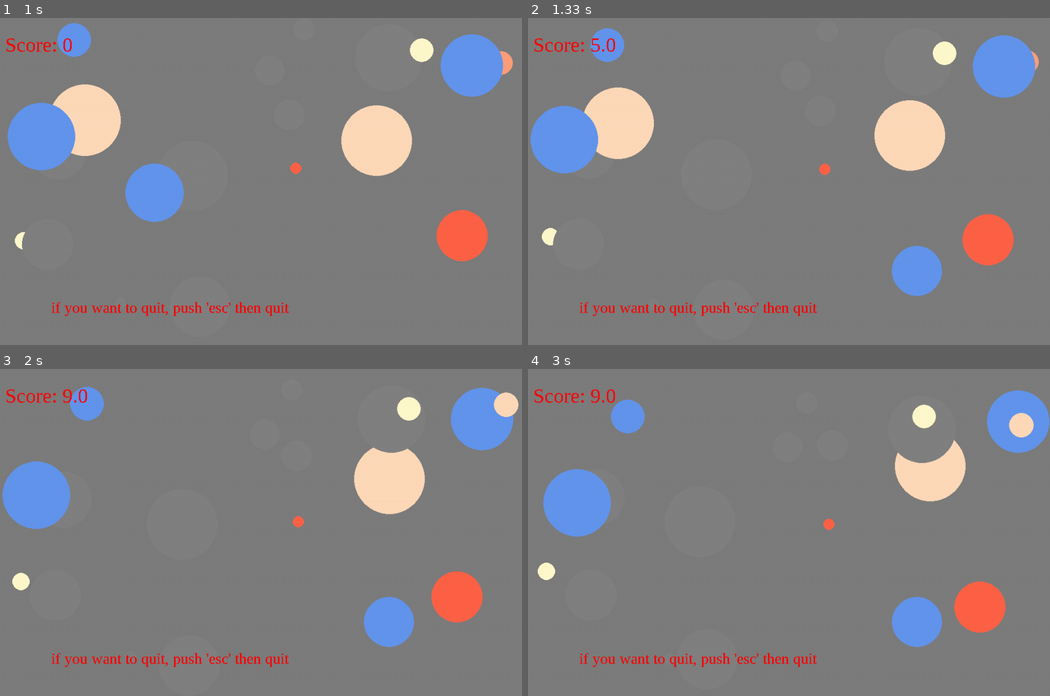
Above: before the commit, frames 1-4 (two rows, left to right).
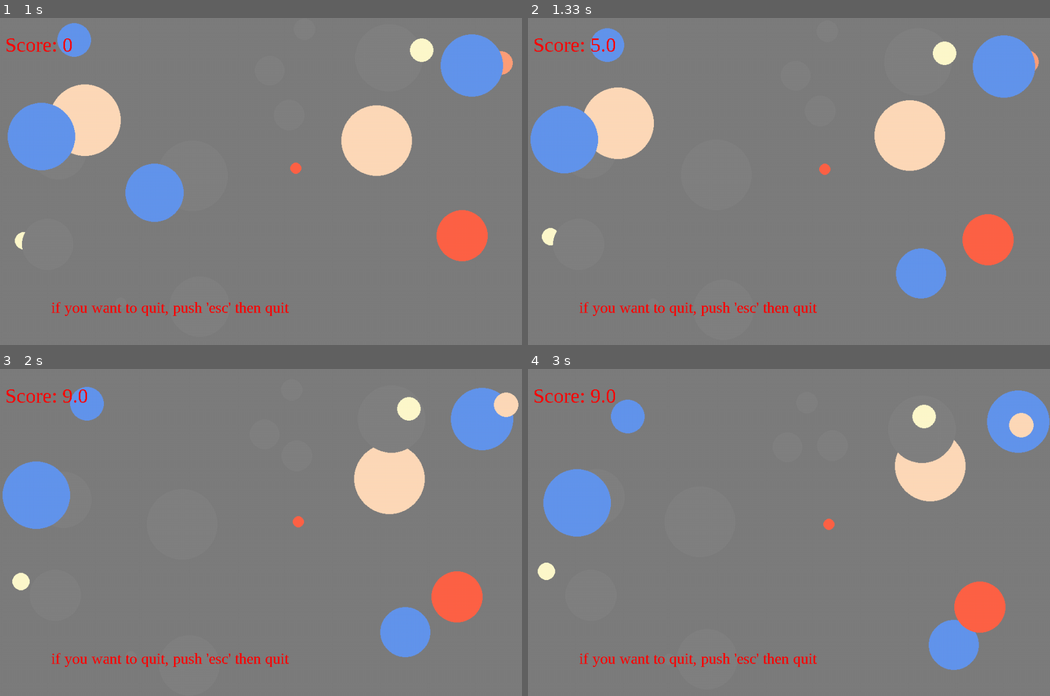
Above: after the commit, the same moments.

Repository: python-practice-b02-006/gribova
Game: pygame game, started from balls/my.py
The game is run twice, just before and just after one commit, with the same random seed, the same clock (stepped at 60 frames per second) and the same inputs.
Inputs (mouse positions are in pixels of both pictures, inside the frame that each line leads up to):
- Up to frame 1 (1 s): move the mouse to (135, 184) at 0.83 s
- Up to frame 2 (1.33 s): click (663, 184) at 1.05 s
- Up to frame 3 (2 s): click (99, 483) at 1.63 s
- Up to frame 4 (3 s): move the mouse to (601, 522) at 2.57 s; click (601, 522) at 2.83 s

Frame 1 is identical in both runs. In frame 2, 0.3% of the frame differs, in the area x 69-81%, y 69-86%; in frame 3, 1.1%; in frame 4, 2.2%, in the area x 69-87%, y 69-93%.

Commit message:
it is great

Diff:
--- a/balls/my.py
+++ b/balls/my.py
@@ -50,8 +50,8 @@
                 self.radius[i] = randint(10, 70)
                 self.areas[i] = [randint(0,1019-self.radius[i]),
                                  randint(0,639-self.radius[i])]
-                self.speed[i] = [randint(-self.speed[i][0]-5, self.speed[i][1]+5),
-                                 randint(-self.speed[i][0]-5, self.speed[i][1]+5)]
+                self.speed[i] = [randint(-abs(self.speed[i][0])-5, abs(self.speed[i][1])+5),
+                                 randint(-abs(self.speed[i][0])-5, abs(self.speed[i][1])+5)]
                 return True
 
 
